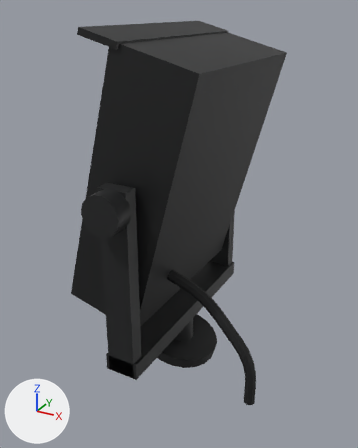
Before and after pictures for a commit that changed the glTF model models/420x/acc/echo-display-420s.glb.
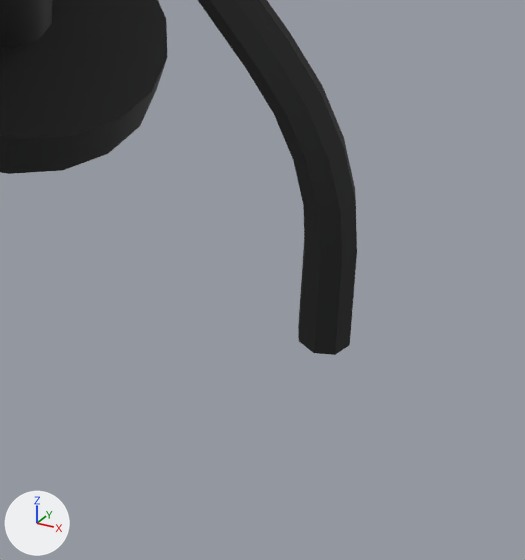
Each version appears first whole from a 50 mm lens placed at (0.308, -0.627, 1.173), pointed at (0.149, -0.338, 1.029), and next in a close-up on the part from 51% to 81% of the width and 74% to 100% of the height. The axes (+X, +Y, +Z) are drawn at lower left. The lights are the same throughout. The first two pictures are the older version. Vertices at exactly the same position are counted once.

Names of what the first close-up shows: 'xs_echo_display_420s'.
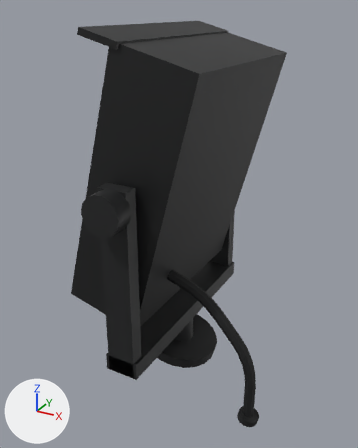
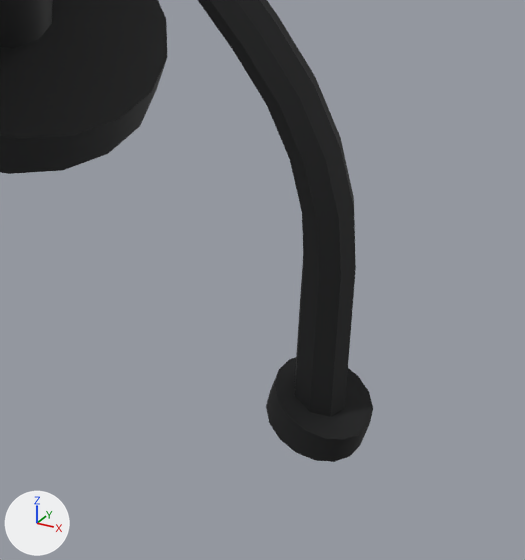
Boxes [x1, y1, x2, y2] around the edits, measured in the close-ups (525 x 560 px):
```json
{"object": "xs_echo_display_420s", "change": "reshaped", "before": [0, 0, 357, 355], "after": [0, 0, 373, 462]}
{"part": 1, "of": "me_xs_echo_display_420s", "change": "added", "after": [266, 357, 373, 462], "on screen": "black"}
{"part": 2, "of": "me_xs_echo_display_420s", "change": "reshaped", "before": [198, 0, 357, 355], "after": [198, 0, 356, 417]}
```

The change, as JSON lines over the scene's bpy script:
```json
{"block": "me_xs_echo_display_420s", "where": "# used by ob_xs_echo_display_420s; location = (0.0, 0.0, 0.0)"}
{"op": "remove", "block": "me_xs_echo_display_420s", "code": "me_xs_echo_display_420s.from_pydata(...)  # 278 vertices, 512 faces; spans x 0.096..0.224, y -0.424..-0.236, z 0.913..1.163"}
{"op": "add", "block": "me_xs_echo_display_420s", "code": "me_xs_echo_display_420s.from_pydata(...)  # 352 vertices, 656 faces; spans x 0.096..0.228, y -0.424..-0.236, z 0.899..1.163"}
{"block": "me_xs_echo_display_420s", "change": "me_xs_echo_display_420s part 1: a new loose piece of 34 vertices spanning x 0.212..0.228, y -0.373..-0.357, z 0.899..0.908, in mat_mat_echo_cable (black #121314)"}
{"block": "me_xs_echo_display_420s", "change": "me_xs_echo_display_420s part 2"}
{"block": "me_xs_echo_display_420s", "change": "1 vertex is removed from x 0.22, y -0.365, z 0.917"}
{"block": "me_xs_echo_display_420s", "change": "8 faces are deleted"}
{"block": "me_xs_echo_display_420s", "change": "8 vertices in x 0.216..0.224, y -0.369..-0.361, z 0.934 move by (0.0, 0.0, -0.003)"}
{"block": "me_xs_echo_display_420s", "change": "6 vertices in x 0.206..0.212, y -0.369..-0.361, z 0.962..0.967 move by (-0.002, 0.0, 0.002)"}
{"block": "me_xs_echo_display_420s", "change": "6 vertices in x 0.21..0.217, y -0.368..-0.362, z 0.955..0.96 move by (-0.001, 0.0, 0.001)"}
{"block": "me_xs_echo_display_420s", "change": "5 vertices in x 0.215..0.222, y -0.369..-0.361, z 0.942..0.943 move by (0.0, 0.0, -0.002)"}
{"block": "me_xs_echo_display_420s", "change": "7 vertices move from x 0.207..0.223, y -0.369..-0.361, z 0.942..0.962 to x 0.205..0.223, y -0.369..-0.361, z 0.941..0.965"}
{"block": "me_xs_echo_display_420s", "change": "33 vertices are added at x 0.216..0.224, y -0.369..-0.361, z 0.899..0.914"}
{"block": "me_xs_echo_display_420s", "change": "8 new vertices lie (0.0, 0.0, -0.006) away from vertices in x 0.216..0.224, y -0.369..-0.361, z 0.905"}
{"block": "me_xs_echo_display_420s", "change": "88 new faces join them, mat_mat_echo_cable (black #121314)"}
```
